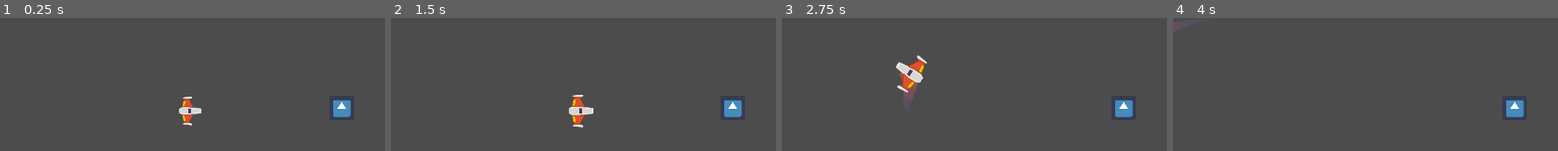
Above: before the commit, frames 1-4 (left to right).
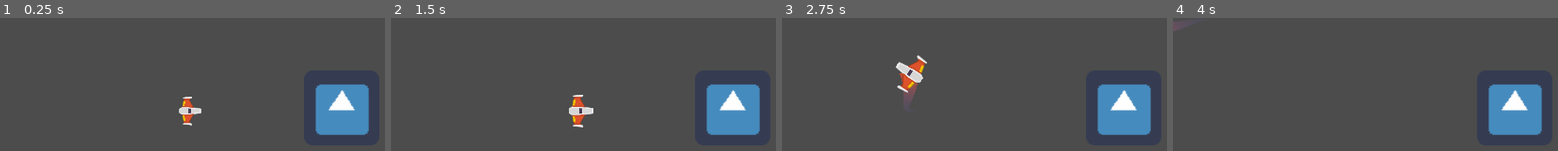
Above: after the commit, the same moments.

Repository: Elunneh/Juego-Meteo
Game: Godot game, scene res://Juego/Niveles/NivelTest.tscn
Two runs of this game, one before a commit and one after it. Both use one fixed random seed, a clock stepped at 60 frames per second and the inputs below. The engine's default icon, where the game draws it, is replaced by a stand-in: a white triangle on a blue panel in a dark square.
Inputs (mouse positions are in pixels of both pictures, inside the frame that each line leads up to):
- Up to frame 1 (0.25 s): no input
- Up to frame 2 (1.5 s): tap Enter at 0.5 s; move the mouse to (outside the picture) at 0.52 s; press the mouse at (outside the picture) at 0.53 s; hold W (mover_adelante) 0.53-1.28 s; tap Space at 1.25 s; move the mouse to (outside the picture) at 1.27 s; release the mouse at (outside the picture) at 1.28 s; hold S (mover_atras) from 1.28 s (still down); right-click (outside the picture) at 1.35 s
- Up to frame 3 (2.75 s): move the mouse to (outside the picture) at 2.02 s; release S (mover_atras) at 2.03 s; hold W (mover_adelante) from 2.03 s (still down); hold A (rotar_antihorario) from 2.03 s (still down)
- Up to frame 4 (4 s): move the mouse to (outside the picture) at 2.77 s; release A (rotar_antihorario) at 2.78 s; tap D (rotar_horario) at 2.85 s; move the mouse to (outside the picture) at 3.52 s; release W (mover_adelante) at 3.53 s; press the mouse at (outside the picture) at 3.53 s; hold S (mover_atras) from 3.53 s (still down)

The runs differ from the first frame. In frame 1, 5.0% of the frame differs, in the area x 81-96%, y 50-89%; in frame 2, 5.0%; in frame 3, 5.0%; in frame 4, 5.0%.

Commit message:
actualizado

Diff:
--- /dev/null
+++ b/Juego/Naves/Enemigos/Area2D.gd
@@ -0,0 +1,6 @@
+class_name AreaColision
+extends Area2D
+
+func recibir_danio(danio: float):
+	owner.recibir_danio(danio)
+	print ("hago danio")
--- a/Juego/Naves/Enemigos/EnemigoDummy.gd
+++ b/Juego/Naves/Enemigos/EnemigoDummy.gd
@@ -1,5 +1,12 @@
+class_name Dummy
 extends Node2D
 
+var hitpoints: float = 10.0
+
+func recibir_danio(danio: float) -> void:
+	hitpoints -= danio
+	if hitpoints <= 0.0:
+		queue_free()
 
 
 func _on_Area2D_body_entered(body: Node)-> void:
--- a/Juego/Naves/Enemigos/EnemigoDummy.tscn
+++ b/Juego/Naves/Enemigos/EnemigoDummy.tscn
@@ -1,21 +1,24 @@
-[gd_scene load_steps=4 format=2]
+[gd_scene load_steps=5 format=2]
 
 [ext_resource path="res://icon.png" type="Texture" id=1]
 [ext_resource path="res://Juego/Naves/Enemigos/EnemigoDummy.gd" type="Script" id=2]
+[ext_resource path="res://Juego/Naves/Enemigos/Area2D.gd" type="Script" id=3]
 
 [sub_resource type="RectangleShape2D" id=1]
-extents = Vector2( 32.0825, 34.7311 )
+extents = Vector2( 96.5397, 97.0247 )
 
 [node name="EnemigoDummy" type="Node2D"]
 script = ExtResource( 2 )
 
 [node name="Sprite" type="Sprite" parent="."]
 position = Vector2( -1.85406, -0.264862 )
+scale = Vector2( 3, 3 )
 texture = ExtResource( 1 )
 
 [node name="Area2D" type="Area2D" parent="."]
 collision_layer = 2
 collision_mask = 9
+script = ExtResource( 3 )
 
 [node name="CollisionShape2D" type="CollisionShape2D" parent="Area2D"]
 position = Vector2( -2.38379, 0.26487 )
--- a/Juego/Niveles/NivelTest.tscn
+++ b/Juego/Niveles/NivelTest.tscn
@@ -12,9 +12,6 @@
 
 [node name="Player" parent="." instance=ExtResource( 1 )]
 position = Vector2( 485, 238 )
-potencia_motor = 20
-potencia_rotacion = 280
-estela_maxima = 150
 
 [node name="WorldEnvironment" type="WorldEnvironment" parent="."]
 environment = ExtResource( 2 )
--- /dev/null
+++ b/Juego/Proyectiles/AreaColison.tscn
@@ -0,0 +1,5 @@
+[gd_scene format=2]
+
+[node name="AreaColison" type="Node2D"]
+
+[node name="Area2D" type="Area2D" parent="."]
--- a/Juego/Proyectiles/Proyectil.gd
+++ b/Juego/Proyectiles/Proyectil.gd
@@ -15,7 +15,27 @@
 func _physics_process(delta : float) -> void:
 	position += velocidad * delta
 
+##Metodos customs
+func daniar(otro_cuerpo: CollisionObject2D)-> void:
+	if otro_cuerpo.has_method("recibir_danio"):
+		otro_cuerpo.recibir_danio(danio)
+	print ("daniando")
+	queue_free()
 
 
+## Señales internas
 func _on_VisibilityNotifier2D_screen_exited()-> void:
 	queue_free()
+
+
+
+
+func _on_area_entered(area: Area2D)-> void:
+	daniar(area)
+
+
+
+
+
+func _on_body_entered(body):
+	daniar(body)
--- a/Juego/Proyectiles/Proyectil.tscn
+++ b/Juego/Proyectiles/Proyectil.tscn
@@ -1,13 +1,17 @@
-[gd_scene load_steps=3 format=2]
+[gd_scene load_steps=4 format=2]
 
 [ext_resource path="res://Juego/Proyectiles/Proyectil_player.png" type="Texture" id=1]
 [ext_resource path="res://Juego/Proyectiles/Proyectil.gd" type="Script" id=2]
+
+[sub_resource type="CapsuleShape2D" id=1]
+radius = 5.03685
+height = 28.6423
 
 [node name="Proyectil" type="Area2D"]
 z_index = 40
 z_as_relative = false
 collision_layer = 8
-collision_mask = 22
+collision_mask = 6
 script = ExtResource( 2 )
 
 [node name="Sprite" type="Sprite" parent="."]
@@ -19,7 +23,10 @@
 [node name="CollisionShape2D" type="CollisionShape2D" parent="."]
 rotation = 1.5708
 scale = Vector2( 1.5, 1.2 )
+shape = SubResource( 1 )
 
 [node name="VisibilityNotifier2D" type="VisibilityNotifier2D" parent="."]
 position = Vector2( 0, -0.0896378 )
+[connection signal="area_entered" from="." to="." method="_on_area_entered"]
+[connection signal="body_entered" from="." to="." method="_on_body_entered"]
 [connection signal="screen_exited" from="VisibilityNotifier2D" to="." method="_on_VisibilityNotifier2D_screen_exited"]
--- a/project.godot
+++ b/project.godot
@@ -9,10 +9,20 @@
 config_version=4
 
 _global_script_classes=[ {
+"base": "Area2D",
+"class": "AreaColision",
+"language": "GDScript",
+"path": "res://Juego/Naves/Enemigos/Area2D.gd"
+}, {
 "base": "Node2D",
 "class": "Canion",
 "language": "GDScript",
 "path": "res://Juego/Proyectiles/Canion.gd"
+}, {
+"base": "Node2D",
+"class": "Dummy",
+"language": "GDScript",
+"path": "res://Juego/Naves/Enemigos/EnemigoDummy.gd"
 }, {
 "base": "Line2D",
 "class": "Estela",
@@ -45,7 +55,9 @@
 "path": "res://Juego/LaseBeam/LaserBeam2D.gd"
 } ]
 _global_script_class_icons={
+"AreaColision": "",
 "Canion": "",
+"Dummy": "",
 "Estela": "",
 "Motor": "",
 "Nivel": "",
